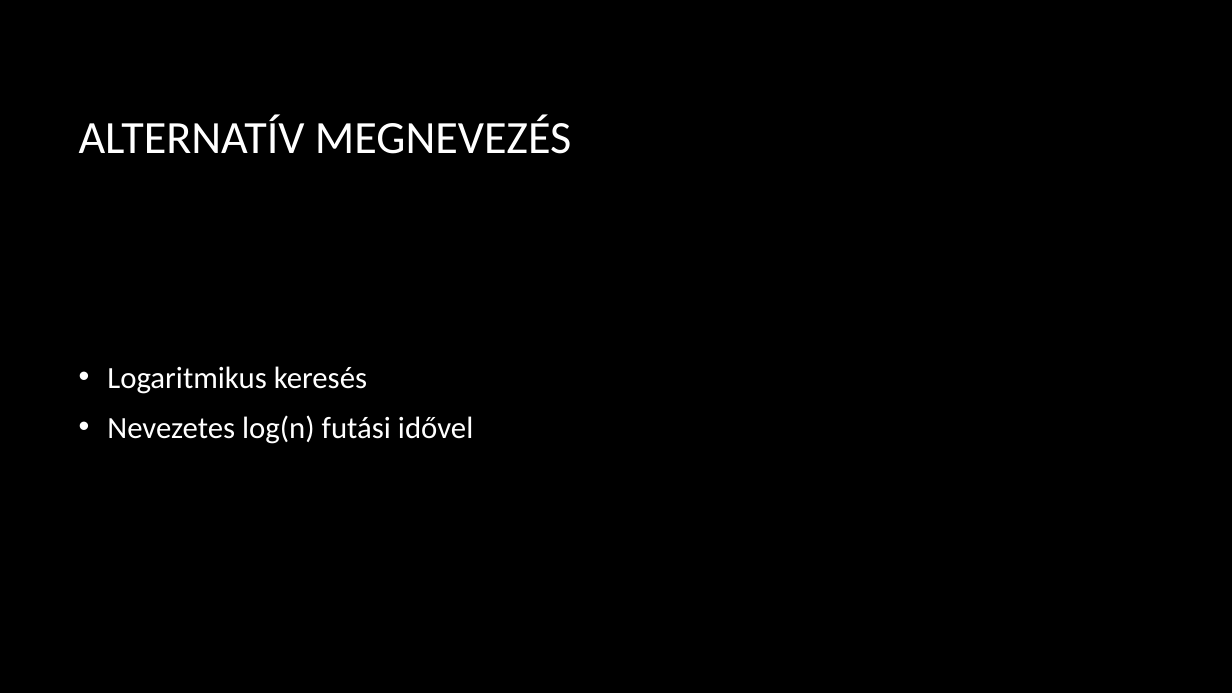
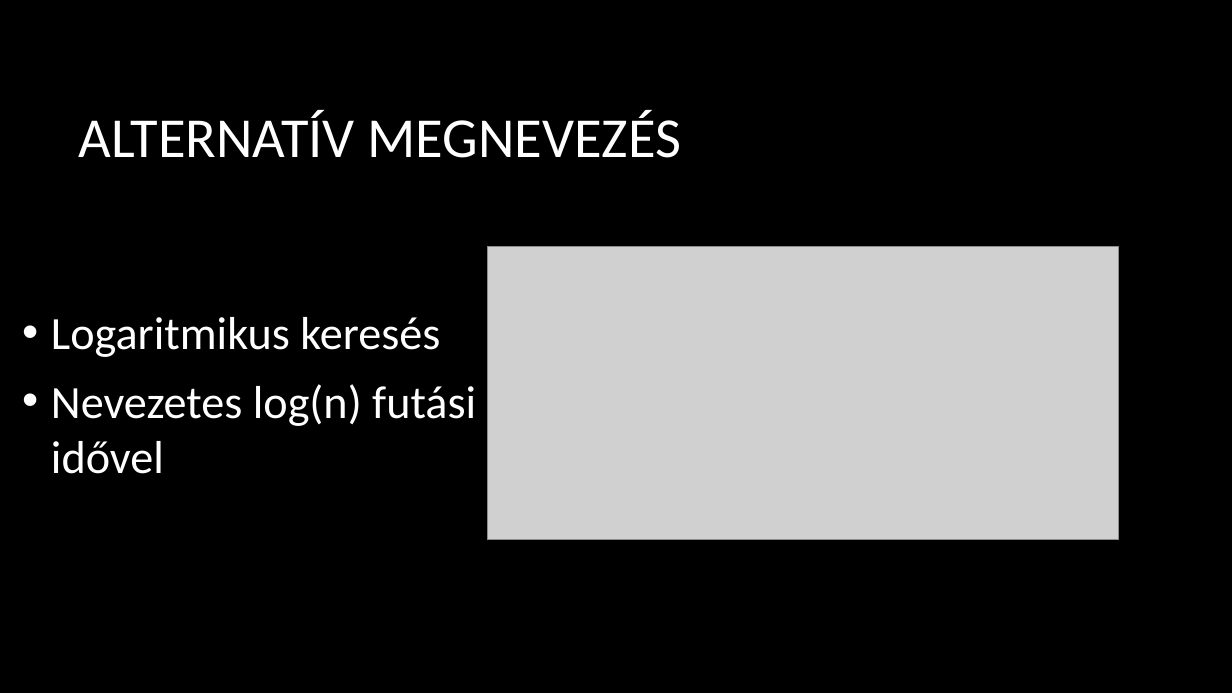
Before and after one commit to kizsi2019/KA_11D, a slide deck: slide 7 of Balogh Ádám István/Bináris keresés.pptx. Drawn at 1232x693 pixels with LibreOffice and Linux fonts; fonts in the diff are those of the drawing; grey boxes stand for pictures; background and template pictures are left out. Boxes give left, top, right and bottom in pixels: in the first picture for what was removed or moved away, otherwise in the second. Text is boxed around its words. In the diff, an @@ line names an element or a change of style, - is before the commit and + after.

```diff
--- a/Balogh Ádám István/Bináris keresés.pptx
+++ b/Balogh Ádám István/Bináris keresés.pptx
@@ title "ALTERNATÍV MEGNEVEZÉS" at box(79, 110, 681, 158): size 36 to 44 pt @@
@@ text "Logaritmikus keresés": place and size @@
-text "Logaritmikus keresés" at box(107, 366, 473, 444)
+text "Logaritmikus keresés" at box(51, 317, 476, 474)
@@ text "Logaritmikus keresés" at box(51, 317, 476, 474): size 24 to 36 pt @@
@@ picture added at box(487, 247, 1118, 540) @@
```
Also in this commit, not shown: 9 other slides changed.
